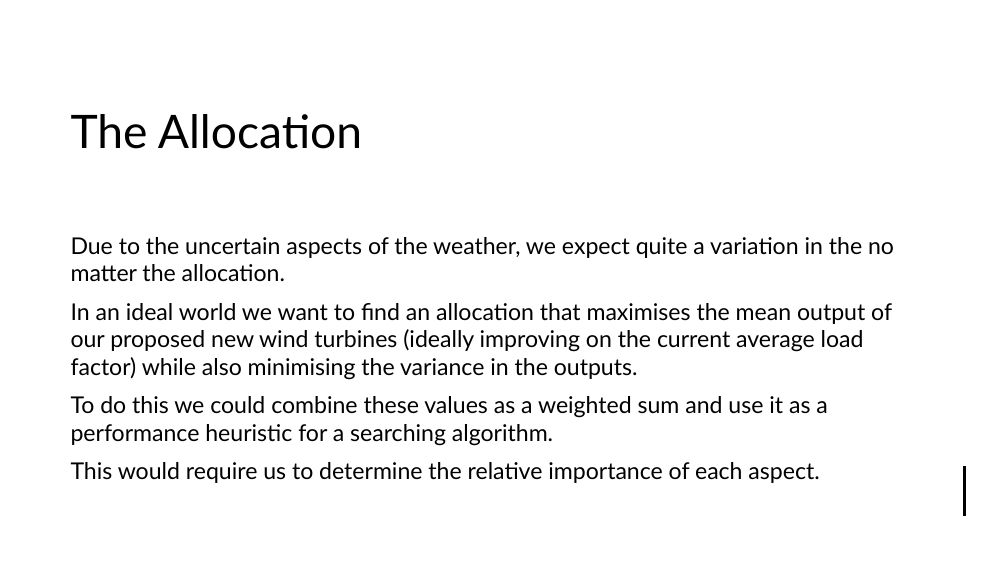
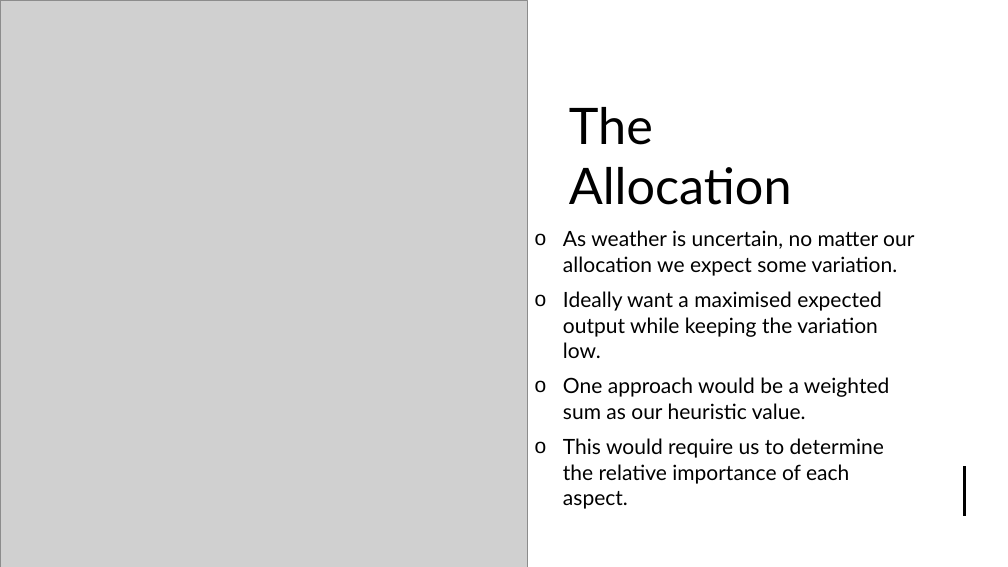
Before and after one commit to james-a-page/CS310Project, a slide deck: slide 12 of Documents/Presentation/ProjectPresentation-JamesPage.pptx. Drawn at 1008x567 pixels with LibreOffice and Linux fonts; fonts in the diff are those of the drawing; grey boxes stand for pictures. Boxes give left, top, right and bottom in pixels: in the first picture for what was removed or moved away, otherwise in the second. Text is boxed around its words. In the diff, an @@ line names an element or a change of style, - is before the commit and + after.

```diff
--- a/Documents/Presentation/ProjectPresentation-JamesPage.pptx
+++ b/Documents/Presentation/ProjectPresentation-JamesPage.pptx
@@ rectangle removed at (0,0,1008,567) @@
@@ rectangle added at (0,0,1008,567), fill #FFFFFF @@
@@ rectangle added at (0,0,922,567), fill #FFFFFF @@
@@ picture added at (0,0,527,567) @@
@@ title "The Allocation": place and size @@
-title "The Allocation" at (71,114,362,149)
+title "The Allocation" at (569,107,792,205)
@@ title "The Allocation" at (569,107,792,205): size 44 to 48 pt @@
@@ text removed at (71,237,894,483) @@
-Due to the uncertain aspects of the weather, we expect quite a variation in the no matter the allocation.
-In an ideal world we want to find an allocation that maximises the mean output of our proposed new wind turbines (ideally improving on the current average load factor) while also minimising the variance in the outputs.
-To do this we could combine these values as a weighted sum and use it as a performance heuristic for a searching algorithm.
-This would require us to determine the relative importance of each aspect.
@@ text added at (563,230,914,509), 20 pt, text #000000 @@
+o As weather is uncertain, no matter our allocation we expect some variation.
+o Ideally want a maximised expected output while keeping the variation low.
+o One approach would be a weighted sum as our heuristic value.
+o This would require us to determine the relative importance of each aspect.
```
Also in this commit, not shown: 4 other slides changed, 2 other files.
